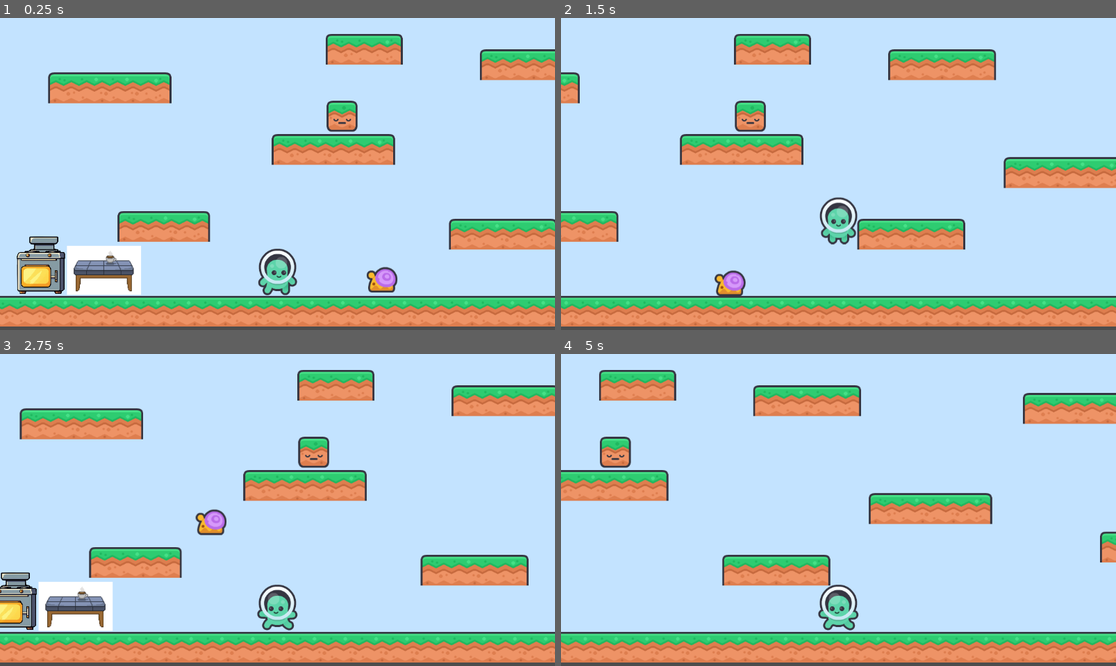
Above: before the commit, frames 1-4 (two rows, left to right).
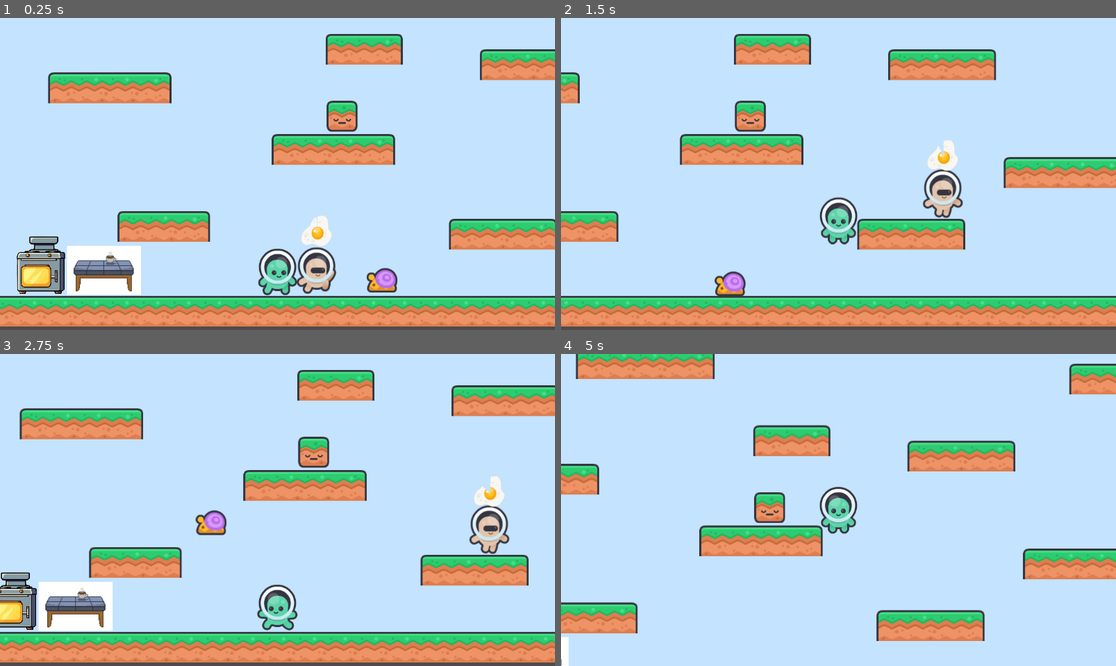
Above: after the commit, the same moments.

Repository: Lea-poh/WhiskTaker
Game: Godot game, scene res://Main.tscn
Two runs of this game, one before a commit and one after it. Both use one fixed random seed, a clock stepped at 60 frames per second and the inputs below. Sound files missing from this copy of the repository are replaced by a short silence.
Inputs:
- Up to frame 1 (0.25 s): no input
- Up to frame 2 (1.5 s): tap Enter (ui_accept) at 0.5, 0.77 s; hold Right (ui_right) from 0.53 s (still down)
- Up to frame 3 (2.75 s): tap Enter (ui_accept) at 1.52 s; release Right (ui_right) at 2.03 s; hold Left (ui_left) from 2.03 s (still down)
- Up to frame 4 (5 s): release Left (ui_left) at 2.78 s; hold Right (ui_right) 2.78-4.28 s; tap Enter (ui_accept) at 3.02, 3.77, 4.52 s; hold Left (ui_left) from 4.28 s (still down)

The runs differ from the first frame. In frame 1, 1.3% of the frame differs, in the area x 53-72%, y 63-89%; in frame 2, 1.3%; in frame 3, 1.3%; in frame 4, 37%, in the area x 0-100%, y 0-100%.

Commit message:
customer added

Diff:
--- a/Chicken.tscn
+++ b/Chicken.tscn
@@ -52,7 +52,7 @@
 [node name="AnimatedSprite2D" type="AnimatedSprite2D" parent="."]
 position = Vector2(1, -31)
 sprite_frames = SubResource("SpriteFrames_c2mmg")
-animation = &"idle"
+animation = &"move"
 
 [node name="GroundCheck" type="RayCast2D" parent="."]
 position = Vector2(-33, 0)
--- /dev/null
+++ b/Customer.gd
@@ -0,0 +1,78 @@
+extends CharacterBody2D
+
+@export var EggScene: PackedScene
+
+@export var speed := 300.0
+@export var gravity := 700.0
+@export var jump_force := -500.0
+@export var jump_chance := 0.5  # 2% chance to jump per cooldown
+@export var jump_cooldown := 1.5  # Seconds between jump attempts
+
+@onready var wait_bar = $WaitBar  # Adjust path if needed
+@export var wait_time := 20 # before customer leaves
+var wait_elapsed := 0.0
+
+
+var direction := -1  # Start moving left
+var jump_timer := 0.0
+var is_jumping := false
+
+
+func _ready():
+	randomize()
+
+func _physics_process(delta):
+	# Apply gravity
+	velocity.y += gravity * delta
+
+	# Ground + wall checks
+	$GroundCheck.position.x = direction * 30
+	#$GroundCheck.target_position = Vector2(0, 20)
+
+	#$WallCheck.position.x = direction * 10
+	$WallCheck.target_position = Vector2(direction * 75, 0)
+
+	var at_edge = not $GroundCheck.is_colliding()
+	var hit_wall = $WallCheck.is_colliding()
+
+	# Turn around if at edge or hit wall
+	if is_on_floor():
+		if hit_wall:
+			direction *= -1
+			velocity.y = jump_force
+			is_jumping = true
+		elif at_edge:
+			direction *= -1
+
+	# Handle random jumping
+	if is_on_floor():
+		jump_timer -= delta
+		if jump_timer <= 0:
+			if randf() < jump_chance:
+				velocity.y = jump_force
+				is_jumping = true
+			jump_timer = jump_cooldown
+
+		# Stop jump state once back on ground and falling
+		if velocity.y >= 0:
+			is_jumping = false
+
+	# Horizontal movement
+	if is_jumping:
+		velocity.x = direction * speed * 1.5
+	else:
+		velocity.x = direction * speed
+
+	move_and_slide()
+
+		# Animation switching
+	if not is_on_floor():
+		$AnimatedSprite2D.play("jump") # Or "jump" if you have one
+	elif direction != 0:
+		$AnimatedSprite2D.play("walk")
+	else:
+		$AnimatedSprite2D.play("idle")
+
+	wait_elapsed += delta
+	var remaining = clamp((wait_time - wait_elapsed) / wait_time, 0.0, 1.0)
+	wait_bar.value = remaining * 100
--- /dev/null
+++ b/Customer.tscn
@@ -0,0 +1,72 @@
+[gd_scene load_steps=9 format=3 uid="uid://qqqttsrd8v13"]
+
+[ext_resource type="Script" path="res://Customer.gd" id="1_twcuo"]
+[ext_resource type="Texture2D" uid="uid://bvgkqc2u8v8td" path="res://assets/characters/character_beige_idle.png" id="3_7vre5"]
+[ext_resource type="Texture2D" uid="uid://comio17wxqiqu" path="res://assets/characters/character_beige_jump.png" id="4_nbtev"]
+[ext_resource type="Texture2D" uid="uid://dg8gddhflj7kf" path="res://assets/characters/character_beige_walk_a.png" id="5_5n8ms"]
+[ext_resource type="Texture2D" uid="uid://b6deute163js7" path="res://assets/misc/eggtimer_64x64.png" id="6_a3hv4"]
+[ext_resource type="Texture2D" uid="uid://dch7eklrdl8h2" path="res://assets/characters/character_beige_walk_b.png" id="6_nil7j"]
+
+[sub_resource type="RectangleShape2D" id="RectangleShape2D_h8ely"]
+size = Vector2(85, 100.5)
+
+[sub_resource type="SpriteFrames" id="SpriteFrames_c2mmg"]
+animations = [{
+"frames": [{
+"duration": 1.0,
+"texture": ExtResource("3_7vre5")
+}],
+"loop": true,
+"name": &"idle",
+"speed": 5.0
+}, {
+"frames": [{
+"duration": 1.0,
+"texture": ExtResource("4_nbtev")
+}],
+"loop": true,
+"name": &"jump",
+"speed": 5.0
+}, {
+"frames": [{
+"duration": 1.0,
+"texture": ExtResource("5_5n8ms")
+}, {
+"duration": 1.0,
+"texture": ExtResource("6_nil7j")
+}],
+"loop": true,
+"name": &"walk",
+"speed": 5.0
+}]
+
+[node name="Customer" type="CharacterBody2D"]
+position = Vector2(158, -684)
+script = ExtResource("1_twcuo")
+
+[node name="CollisionShape2D" type="CollisionShape2D" parent="."]
+position = Vector2(9.5, -49.75)
+shape = SubResource("RectangleShape2D_h8ely")
+
+[node name="AnimatedSprite2D" type="AnimatedSprite2D" parent="."]
+position = Vector2(9, -64)
+sprite_frames = SubResource("SpriteFrames_c2mmg")
+animation = &"jump"
+
+[node name="GroundCheck" type="RayCast2D" parent="."]
+position = Vector2(-33, 0)
+target_position = Vector2(2.08165e-12, 20)
+
+[node name="WallCheck" type="RayCast2D" parent="."]
+position = Vector2(1, 0)
+target_position = Vector2(-75, 2.08165e-12)
+
+[node name="WaitBar" type="TextureProgressBar" parent="."]
+offset_left = -23.0
+offset_top = -163.0
+offset_right = 41.0
+offset_bottom = -99.0
+value = 100.0
+fill_mode = 4
+texture_progress = ExtResource("6_a3hv4")
+radial_center_offset = Vector2(2, 3.5)
--- a/Dish.gd
+++ /dev/null
@@ -1,25 +0,0 @@
-extends Node2D
-
-var is_carried = false
-var carrier = null
-
-func _ready():
-	mode = RigidBody2D.MODE_RIGID
-
-func pick_up(by_node):
-	carrier = by_node
-	mode = RigidBody2D.MODE_KINEMATIC
-	set_deferred("collision_layer", 0)
-	set_deferred("collision_mask", 0)
-	get_parent().remove_child(self)
-	carrier.add_child(self)
-	global_position = Vector2.ZERO  # Adjust as needed, e.g., offset for holding
-
-func drop(drop_position):
-	mode = RigidBody2D.MODE_RIGID
-	set_deferred("collision_layer", 1)
-	set_deferred("collision_mask", 1)
-	carrier.remove_child(self)
-	get_parent().add_child(self)
-	global_position = drop_position
-	carrier = null
--- a/Dish.tscn
+++ /dev/null
@@ -1,17 +0,0 @@
-[gd_scene load_steps=3 format=3 uid="uid://c40qewfh6lfk8"]
-
-[ext_resource type="Texture2D" uid="uid://dj0v22ore77eh" path="res://assets/misc/fish_yellow_rest.png" id="1_e4kte"]
-
-[sub_resource type="RectangleShape2D" id="RectangleShape2D_qilji"]
-size = Vector2(65, 54)
-
-[node name="Node2D" type="Node2D"]
-
-[node name="Sprite2D" type="Sprite2D" parent="."]
-texture = ExtResource("1_e4kte")
-
-[node name="RigidBody2D" type="RigidBody2D" parent="."]
-
-[node name="CollisionShape2D" type="CollisionShape2D" parent="RigidBody2D"]
-position = Vector2(0.5, 0)
-shape = SubResource("RectangleShape2D_qilji")
--- a/Egg.gd
+++ b/Egg.gd
@@ -1,14 +1,9 @@
-extends RigidBody2D
+extends Node2D
 
 
 # Called when the node enters the scene tree for the first time.
 func _ready():
 	pass # Replace with function body.
-
-# Called every frame. 'delta' is the elapsed time since the previous frame.
-func _process(delta):
-	pass
-
 
 func _on_area_2d_area_entered(area):
 	# print("Touched by:", area.name, "Groups:", area.get_groups())
--- /dev/null
+++ b/EggDish.gd
@@ -0,0 +1,11 @@
+extends Node2D
+
+signal dish_removed(spot_name: String)
+
+var spawn_point_name := ""
+
+func set_spawn_point_name(name):
+	spawn_point_name = name
+
+func _on_pickup():  # Call this when the chef picks up the dish
+	dish_removed.emit(spawn_point_name)
--- /dev/null
+++ b/EggDish.tscn
@@ -0,0 +1,28 @@
+[gd_scene load_steps=5 format=3 uid="uid://c40qewfh6lfk8"]
+
+[ext_resource type="Script" path="res://EggDish.gd" id="1_ky5pj"]
+[ext_resource type="Texture2D" uid="uid://dj0v22ore77eh" path="res://assets/misc/fish_yellow_rest.png" id="2_tbo1h"]
+
+[sub_resource type="RectangleShape2D" id="RectangleShape2D_qilji"]
+size = Vector2(65, 54)
+
+[sub_resource type="RectangleShape2D" id="RectangleShape2D_2nqp6"]
+size = Vector2(65, 54)
+
+[node name="Node2D" type="Node2D"]
+script = ExtResource("1_ky5pj")
+
+[node name="Sprite2D" type="Sprite2D" parent="."]
+texture = ExtResource("2_tbo1h")
+
+[node name="RigidBody2D" type="RigidBody2D" parent="."]
+
+[node name="CollisionShape2D" type="CollisionShape2D" parent="RigidBody2D"]
+position = Vector2(0.5, 0)
+shape = SubResource("RectangleShape2D_qilji")
+
+[node name="Area2D" type="Area2D" parent="."]
+
+[node name="CollisionShape2D" type="CollisionShape2D" parent="Area2D"]
+position = Vector2(0.5, 0)
+shape = SubResource("RectangleShape2D_2nqp6")
--- a/Main.tscn
+++ b/Main.tscn
@@ -9,6 +9,7 @@
 [ext_resource type="PackedScene" uid="uid://b4wl26pgpws3i" path="res://IngredientsCupboard.tscn" id="7_gkvfh"]
 [ext_resource type="PackedScene" uid="uid://cg4wsb5ig24se" path="res://Stove.tscn" id="8_4xg18"]
 [ext_resource type="PackedScene" uid="uid://cq85y8q512lt7" path="res://Table.tscn" id="9_0usx5"]
+[ext_resource type="PackedScene" uid="uid://qqqttsrd8v13" path="res://Customer.tscn" id="10_8h2at"]
 
 [sub_resource type="TileSetAtlasSource" id="TileSetAtlasSource_fa6e6"]
 texture = ExtResource("2_gnlw3")
@@ -269,3 +270,6 @@
 
 [node name="Table" parent="." instance=ExtResource("9_0usx5")]
 position = Vector2(-756, -124)
+
+[node name="Customer" parent="." instance=ExtResource("10_8h2at")]
+position = Vector2(-254, -98)
--- a/Stove.gd
+++ b/Stove.gd
@@ -1,13 +1,25 @@
 extends Node2D
 
-@export var cook_time := 8.5 # Seconds it takes to cook an egg
+@export var cook_time := 9 # Seconds it takes to cook an egg
+@export var EggDishScene: PackedScene
+
 @onready var cook_sound = $CookSound
+@onready var table = get_node("/root/Main/Table")
+@onready var spawn_points_container: Node2D = get_node("/root/Main/Table/DishSpawnPoints")
 
 var cooking := false
 var cook_timer := 0.0
+var occupied_spots := []
+
+func _on_ready():
+	pass
+
 
 func _on_area_entered(area):
 	if area.is_in_group("player") and not cooking:
+		if table.is_full():
+			print("🛑 Table is full. Cannot start cooking.")
+			return
 		var cupboard = get_node("/root/Main/IngredientsCupboard")
 		if cupboard.egg_count > 0:
 			cupboard.remove_egg()
@@ -30,3 +42,6 @@
 			cooking = false
 			$EggTimer.visible = false
 			print("Egg cooked!")
+			var placed = table.spawn_dish()
+			if not placed:
+				print("⚠️ Table is full! Dish not placed.")
--- a/Stove.tscn
+++ b/Stove.tscn
@@ -38,6 +38,7 @@
 offset_bottom = -62.0
 fill_mode = 4
 texture_progress = ExtResource("3_33epc")
+radial_center_offset = Vector2(2, 3.5)
 
 [node name="CookSound" type="AudioStreamPlayer" parent="."]
 stream = ExtResource("4_6k0kk")
--- a/Table.gd
+++ b/Table.gd
@@ -4,3 +4,27 @@
 # Called when the node enters the scene tree for the first time.
 func _ready():
 	pass # Replace with function body.
+
+@export var EggDishScene: PackedScene
+@onready var spawn_points_container = $DishSpawnPoints
+var occupied_spots := []
+
+func spawn_dish():
+	print("Try to spawn dish")
+	for spot in spawn_points_container.get_children():
+		if spot.name not in occupied_spots:
+			var dish = EggDishScene.instantiate()
+			get_tree().current_scene.add_child(dish)
+			dish.global_position = spot.global_position
+			dish.set_spawn_point_name(spot.name)
+			dish.connect("dish_removed", Callable(self, "_on_dish_removed"))
+			occupied_spots.append(spot.name)
+			return true  # success
+	return false  # table full
+
+func is_full() -> bool:
+	return occupied_spots.size() >= spawn_points_container.get_child_count()
+
+func _on_dish_removed(spot_name):
+	if spot_name in occupied_spots:
+		occupied_spots.erase(spot_name)
--- a/Table.tscn
+++ b/Table.tscn
@@ -1,13 +1,15 @@
-[gd_scene load_steps=4 format=3 uid="uid://cq85y8q512lt7"]
+[gd_scene load_steps=5 format=3 uid="uid://cq85y8q512lt7"]
 
 [ext_resource type="Script" path="res://Table.gd" id="1_bhis8"]
 [ext_resource type="Texture2D" uid="uid://dvejm8grkomgj" path="res://assets/misc/table.png" id="1_c7f1e"]
+[ext_resource type="PackedScene" uid="uid://c40qewfh6lfk8" path="res://EggDish.tscn" id="2_64egb"]
 
 [sub_resource type="RectangleShape2D" id="RectangleShape2D_xeqxq"]
 size = Vector2(136, 73)
 
 [node name="Table" type="Node2D"]
 script = ExtResource("1_bhis8")
+EggDishScene = ExtResource("2_64egb")
 
 [node name="Sprite2D" type="Sprite2D" parent="."]
 scale = Vector2(0.56, 0.56)
@@ -18,3 +20,14 @@
 [node name="CollisionShape2D" type="CollisionShape2D" parent="Area2D"]
 position = Vector2(-1, 11.5)
 shape = SubResource("RectangleShape2D_xeqxq")
+
+[node name="DishSpawnPoints" type="Node2D" parent="."]
+position = Vector2(-1, -10)
+
+[node name="SpawnPoint1" type="Marker2D" parent="DishSpawnPoints"]
+position = Vector2(-40, 1)
+
+[node name="SpawnPoint2" type="Marker2D" parent="DishSpawnPoints"]
+
+[node name="SpawnPoint3" type="Marker2D" parent="DishSpawnPoints"]
+position = Vector2(38, 0)
Not shown: 1 places in Main.tscn that only renumber resources
Binary file added: assets/characters/character_beige_front.png
Not shown, added: assets/characters/character_beige_front.png.import
Binary file added: assets/characters/character_beige_idle.png
Not shown, added: assets/characters/character_beige_idle.png.import
Binary file added: assets/characters/character_beige_jump.png
Not shown, added: assets/characters/character_beige_jump.png.import
Binary file added: assets/characters/character_beige_walk_a.png
Not shown, added: assets/characters/character_beige_walk_a.png.import
Binary file added: assets/characters/character_beige_walk_b.png
Not shown, added: assets/characters/character_beige_walk_b.png.import
